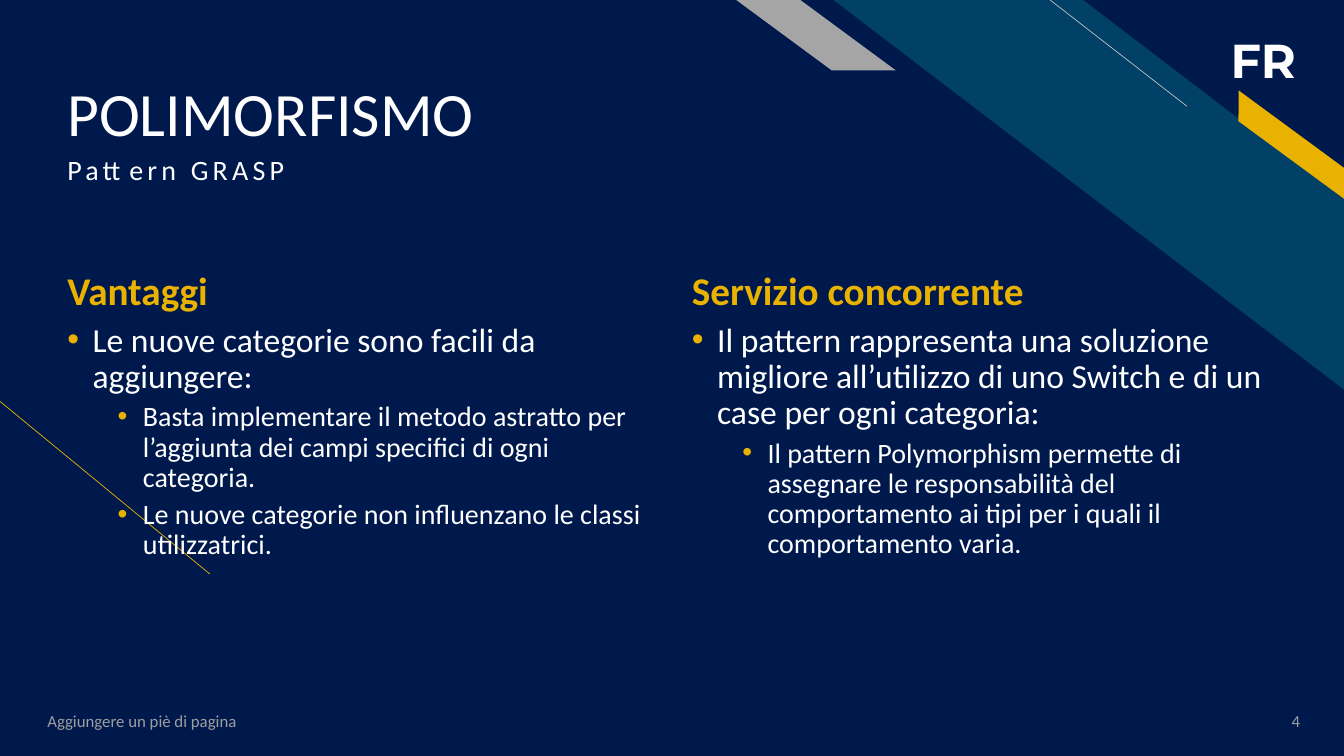
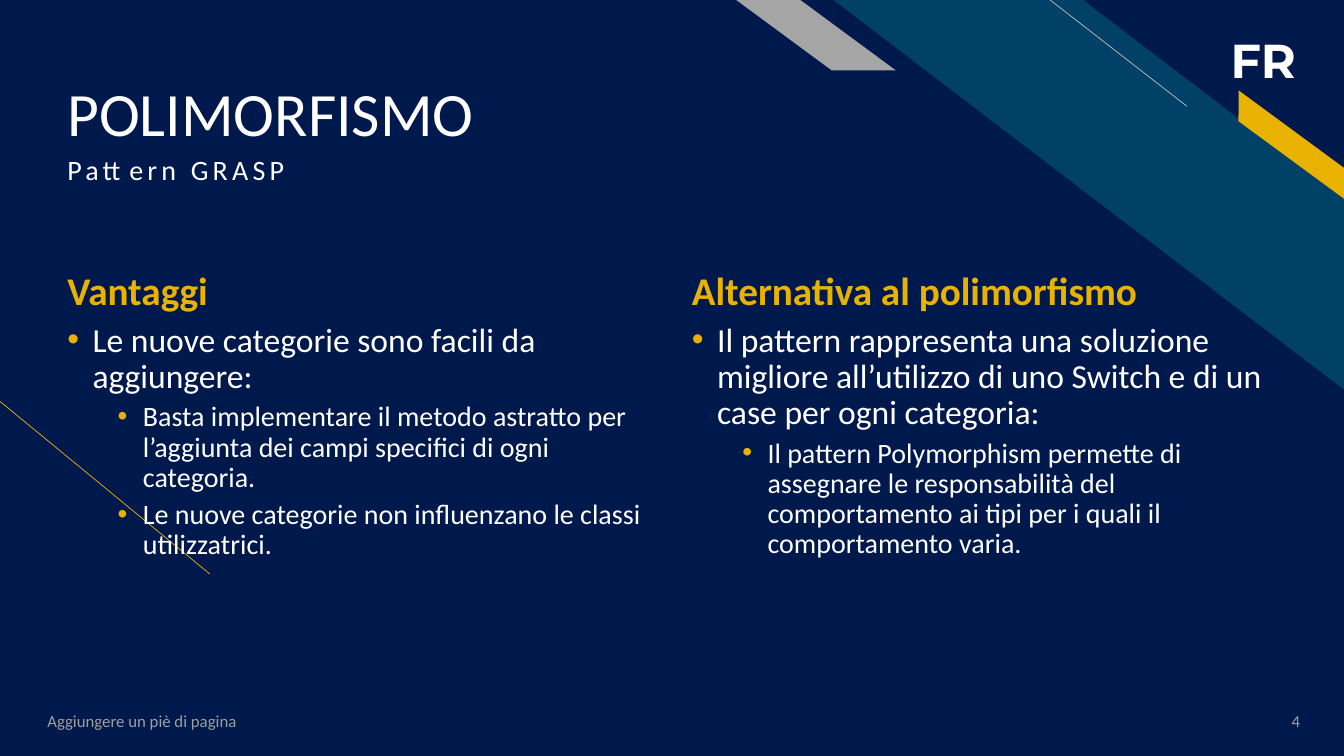
Before and after one commit to salvalai-matteo/EventBookDocumentation, a slide deck: slide 4 of Progetto Ingegneria SW.pptx. Drawn at 1344x756 pixels with LibreOffice and Linux fonts; fonts in the diff are those of the drawing. Boxes give left, top, right and bottom in pixels: in the first picture for what was removed or moved away, otherwise in the second. Text is boxed around its words. In the diff, an @@ line names an element or a change of style, - is before the commit and + after.

```diff
--- a/Progetto Ingegneria SW.pptx
+++ b/Progetto Ingegneria SW.pptx
@@ text at <box>692,277,1137,311</box>: text changed @@
-Servizio concorrente
+Alternativa al polimorfismo
```
Also in this commit, not shown: 5 other slides changed.
